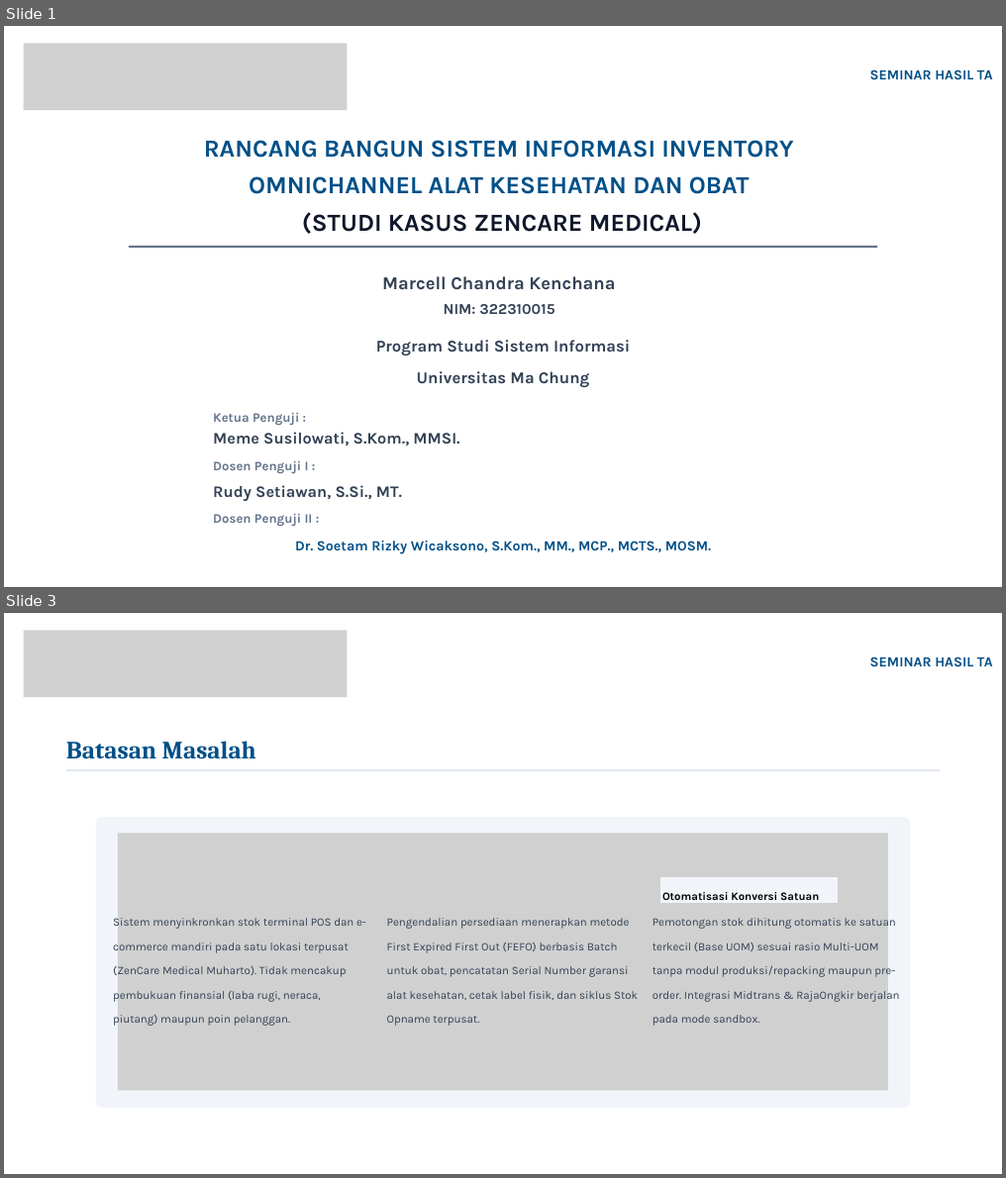
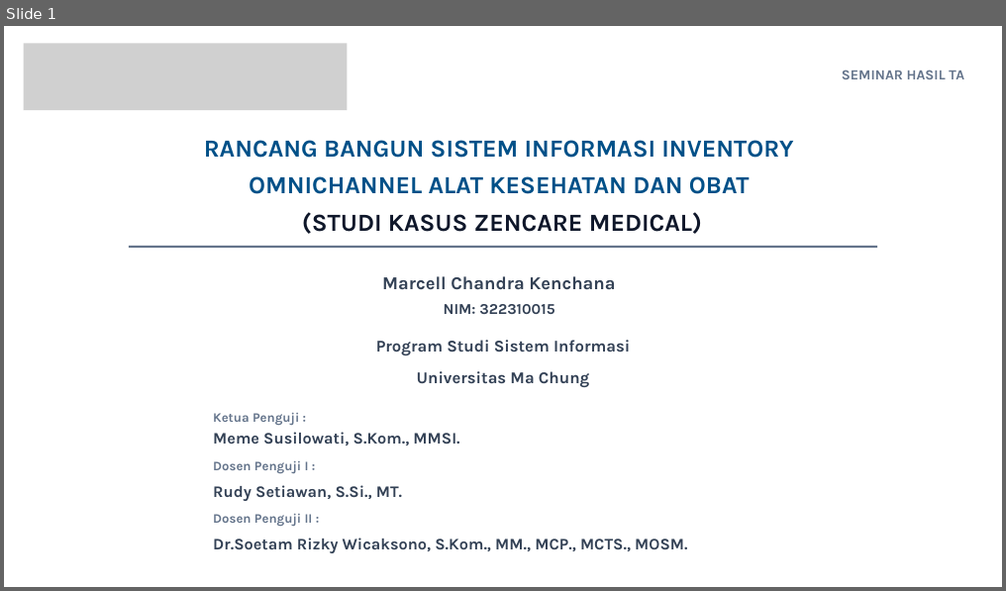
Before and after one commit to Marcell151/Sistem-Informasi-Inventori-Omnichannel-Zencare-Medical, a slide deck: lain/PPT/Seminar Hasil TA.pptx. Shown one above the other, each under a label of ours: slides 1 and 3 before the commit, slide 1 after it; the slides between them are not shown. The pictures are 1006x1178 and 1006x591 pixels, drawn with LibreOffice and Linux fonts; fonts in the diff are those of the drawing; grey boxes stand for pictures; background and template pictures are left out. Boxes give left, top, right and bottom in pixels: in the first picture for what was removed or moved away, otherwise in the second. Text is boxed around its words. In the diff, an @@ line names an element or a change of style, - is before the commit and + after.

```diff
--- a/lain/PPT/Seminar Hasil TA.pptx
+++ b/lain/PPT/Seminar Hasil TA.pptx
@@ slide 3 removed at bbox=[4, 613, 1002, 1174], background picture (left out) @@
@@ picture removed at bbox=[24, 631, 347, 697] @@
@@ text removed at bbox=[870, 657, 993, 667] @@
-SEMINAR HASIL TA
@@ text removed at bbox=[66, 741, 256, 760] @@
-Batasan Masalah
@@ freeform shape removed at bbox=[66, 769, 940, 771] @@
@@ freeform shape removed at bbox=[96, 817, 910, 1107] @@
@@ picture removed at bbox=[118, 833, 888, 1090] @@
@@ freeform shape removed at bbox=[660, 877, 838, 903] @@
@@ text removed at bbox=[662, 892, 819, 904] @@
-Otomatisasi Konversi Satuan
@@ text removed at bbox=[113, 916, 366, 1027] @@
-Sistem menyinkronkan stok terminal POS dan e-commerce mandiri pada satu lokasi terpusat (ZenCare Medical Muharto). Tidak mencakup pembukuan finansial (laba rugi, neraca, piutang) maupun poin pelanggan.
@@ text removed at bbox=[387, 918, 638, 1026] @@
-Pengendalian persediaan menerapkan metode First Expired First Out (FEFO) berbasis Batch untuk obat, pencatatan Serial Number garansi alat kesehatan, cetak label fisik, dan siklus Stok Opname terpusat.
@@ text removed at bbox=[652, 916, 899, 1026] @@
-Pemotongan stok dihitung otomatis ke satuan terkecil (Base UOM) sesuai rasio Multi-UOM tanpa modul produksi/repacking maupun pre-order. Integrasi Midtrans & RajaOngkir berjalan pada mode sandbox.
@@ freeform shape removed at bbox=[825, 1138, 993, 1166] @@
@@ slide 1 changed as well @@
@@ text "SEMINAR HASIL TA" at bbox=[842, 70, 964, 79]: text colour #005088 to #64748B; alignment right to centre; less space between paragraphs @@
@@ text at bbox=[213, 538, 687, 554]: text changed; size 20.2 to 23.2 pt; text colour #005088 to #334155 @@
-Dr. Soetam Rizky Wicaksono, S.Kom., MM., MCP., MCTS., MOSM.
+Dr.Soetam Rizky Wicaksono, S.Kom., MM., MCP., MCTS., MOSM.
```
Also in this commit, not shown: 7 other slides changed, 15 slides added, 13 other slides removed, 47 other files.
